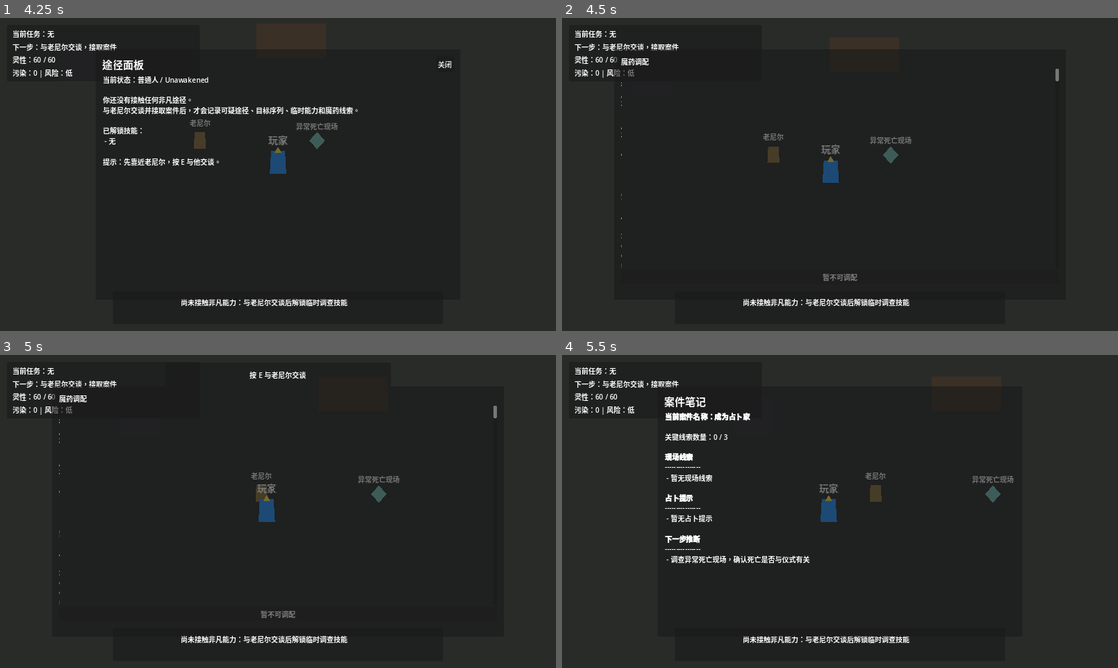
Above: before the commit, frames 1-4 (two rows, left to right).
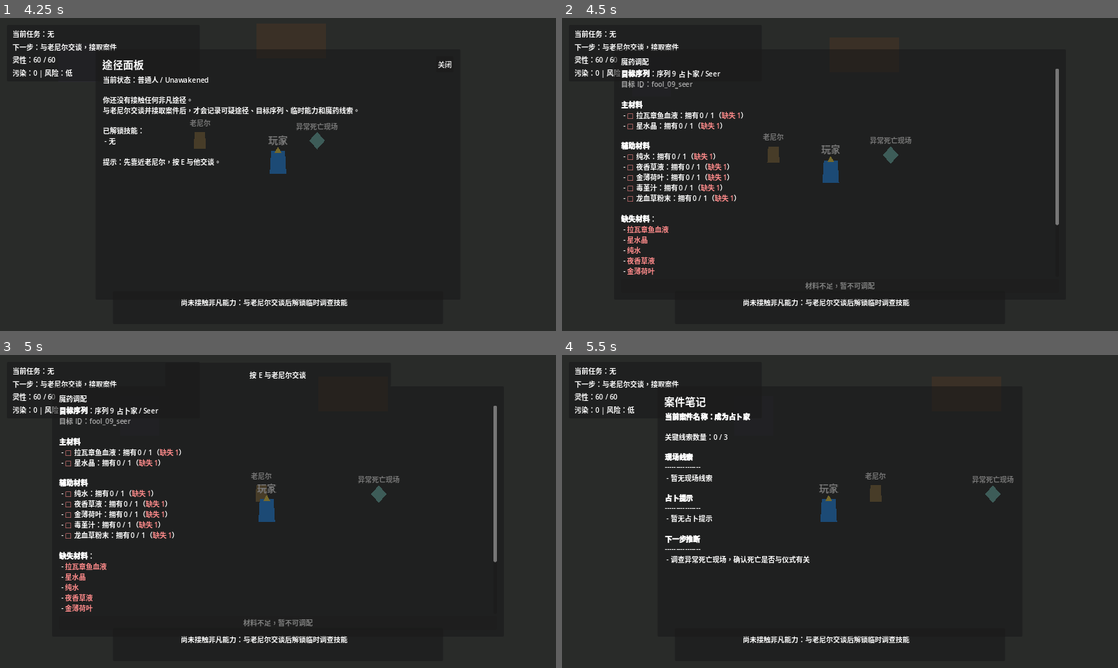
Above: after the commit, the same moments.

Repository: hcc7716-creator/Lord-of-the-Mysteries
Game: Godot game, scene res://scenes/main/MainMenu.tscn
The game is run twice, just before and just after one commit, with the same random seed, the same clock (stepped at 60 frames per second) and the same inputs.
Inputs:
- Up to frame 1 (4.25 s): click "开始游戏" at 0.5 s; tap Enter at 1.25 s; hold D (move_right) 1.28-2.03 s; tap E (interact) at 1.35 s; hold S (move_down) 2.03-2.78 s; tap I at 2.1 s; hold D (move_right) 2.78-3.53 s; tap J at 2.85 s; hold W (move_up) from 3.53 s (still down); tap P at 3.6 s
- Up to frame 2 (4.5 s): release W (move_up) at 4.28 s; hold A (move_left) from 4.28 s (still down); tap O at 4.35 s
- Up to frame 3 (5 s): keep holding A (move_left)
- Up to frame 4 (5.5 s): keep holding A (move_left); tap N at 5.1 s

Frame 1 is identical in both runs. In frame 2, 3.0% of the frame differs, in the area x 10-90%, y 16-90%; in frame 3, 3.0%; in frame 4, nothing differs.

Commit message:
Improve potion panel checklist

Diff:
--- a/scenes/ui/PotionPanel.tscn
+++ b/scenes/ui/PotionPanel.tscn
@@ -4,6 +4,7 @@
 
 [node name="PotionPanel" type="PanelContainer"]
 visible = false
+z_index = 70
 anchors_preset = 15
 anchor_right = 1.0
 anchor_bottom = 1.0
@@ -28,13 +29,19 @@
 text = "魔药调配"
 
 [node name="ScrollContainer" type="ScrollContainer" parent="MarginContainer/VBoxContainer"]
-custom_minimum_size = Vector2(0, 460)
+custom_minimum_size = Vector2(760, 460)
 layout_mode = 2
+size_flags_horizontal = 3
+size_flags_vertical = 3
 
 [node name="Content" type="RichTextLabel" parent="MarginContainer/VBoxContainer/ScrollContainer"]
-custom_minimum_size = Vector2(0, 440)
+custom_minimum_size = Vector2(760, 440)
 layout_mode = 2
-fit_content = true
+size_flags_horizontal = 3
+size_flags_vertical = 3
+bbcode_enabled = true
+fit_content = false
+scroll_active = true
 text = ""
 
 [node name="BrewButton" type="Button" parent="MarginContainer/VBoxContainer"]
--- a/scripts/ui/PotionPanel.gd
+++ b/scripts/ui/PotionPanel.gd
@@ -1,4 +1,9 @@
 extends PanelContainer
+
+const REQUIRED_QUANTITY := 1
+const COLOR_OK := "#7ee787"
+const COLOR_MISSING := "#ff8a8a"
+const COLOR_DIM := "#a9a9a9"
 
 @onready var content: RichTextLabel = $MarginContainer/VBoxContainer/ScrollContainer/Content
 @onready var brew_button: Button = $MarginContainer/VBoxContainer/BrewButton
@@ -16,32 +21,38 @@
 func refresh() -> void:
 	var sequence: Dictionary = PotionManager.get_target_sequence()
 	var text := ""
-	text += "目标序列：序列 %s %s / %s\n\n" % [
+	text += "[b]目标序列[/b]：序列 %s %s / %s\n" % [
 		str(sequence.get("sequence_number", "?")),
 		sequence.get("sequence_name_cn", "未知序列"),
 		sequence.get("sequence_name_en", "Unknown"),
 	]
+	text += "[color=%s]目标 ID：%s[/color]\n\n" % [COLOR_DIM, PotionManager.target_sequence_id]
 
-	text += "主材料：\n"
-	text += _format_materials(PotionManager.get_main_material_ids())
-	text += "\n辅助材料：\n"
-	text += _format_materials(PotionManager.get_auxiliary_material_ids())
+	text += "[b]主材料[/b]\n"
+	text += _format_material_checklist(PotionManager.get_main_material_ids())
+	text += "\n[b]辅助材料[/b]\n"
+	text += _format_material_checklist(PotionManager.get_auxiliary_material_ids())
 
 	var missing := PotionManager.get_missing_material_names()
-	text += "\n缺失材料：\n"
+	text += "\n[b]缺失材料[/b]："
 	if missing.is_empty():
-		text += " - 无，材料已满足\n"
+		text += "[color=%s]无，材料已满足[/color]\n" % COLOR_OK
 	else:
+		text += "\n"
 		for name in missing:
-			text += " - %s\n" % name
+			text += " - [color=%s]%s[/color]\n" % [COLOR_MISSING, name]
 
-	text += "\n预计失控风险：%s\n" % PotionManager.estimate_corruption_risk()
+	text += "\n[b]预计失控风险[/b]：%s\n" % PotionManager.estimate_corruption_risk()
+	text += "[color=%s]配方风险：%s[/color]\n" % [
+		COLOR_DIM,
+		sequence.get("loss_control_risk", "暂无记录"),
+	]
 
 	var block_reason := PotionManager.get_brew_block_reason()
 	if block_reason != "":
-		text += "\n调配条件：%s\n" % block_reason
+		text += "\n[b]调配条件[/b]：[color=%s]%s[/color]\n" % [COLOR_MISSING, block_reason]
 	else:
-		text += "\n调配条件：可以调配并服食魔药\n"
+		text += "\n[b]调配条件[/b]：[color=%s]可以调配并服食魔药[/color]\n" % COLOR_OK
 	content.text = text
 
 	var can_brew := PotionManager.can_brew_target_potion()
@@ -51,20 +62,26 @@
 	elif can_brew:
 		brew_button.text = "调配并服食魔药"
 	else:
-		brew_button.text = "暂不可调配"
+		brew_button.text = "材料不足，暂不可调配" if not PotionManager.has_required_materials() else "暂不可调配"
 
 
-func _format_materials(material_ids: Array) -> String:
+func _format_material_checklist(material_ids: Array) -> String:
 	if material_ids.is_empty():
 		return " - 无\n"
 	var text := ""
 	for material_id in material_ids:
 		var material: Dictionary = DataManager.get_material(str(material_id))
 		var owned := InventoryManager.get_material_count(str(material_id))
-		text += " - %s / %s：%d / 1\n" % [
+		var is_satisfied := owned >= REQUIRED_QUANTITY
+		var status := "[color=%s]✓ 已满足[/color]" % COLOR_OK
+		if not is_satisfied:
+			status = "[color=%s]缺失 %d[/color]" % [COLOR_MISSING, REQUIRED_QUANTITY - owned]
+		text += " - %s %s：拥有 %d / %d（%s）\n" % [
+			"[color=%s]✓[/color]" % COLOR_OK if is_satisfied else "[color=%s]□[/color]" % COLOR_MISSING,
 			material.get("name_cn", str(material_id)),
-			material.get("name_en", ""),
 			owned,
+			REQUIRED_QUANTITY,
+			status,
 		]
 	return text
 
